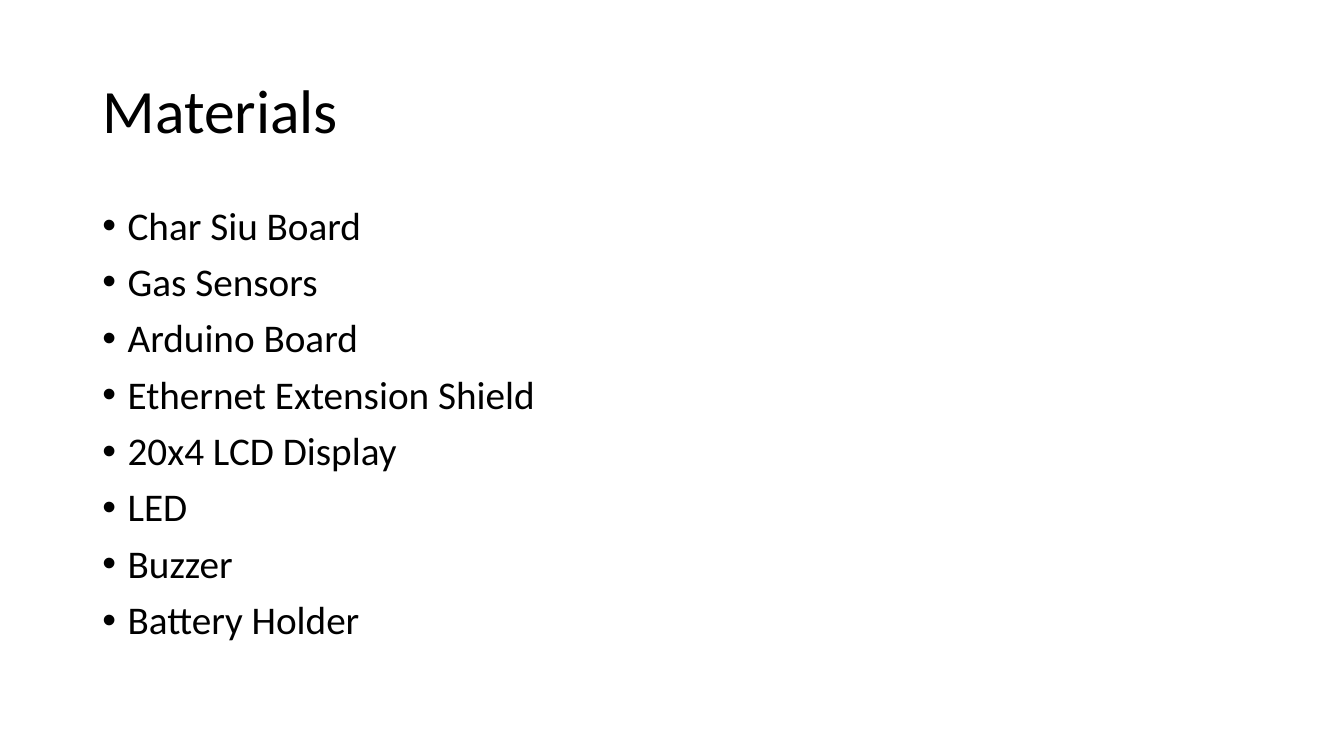
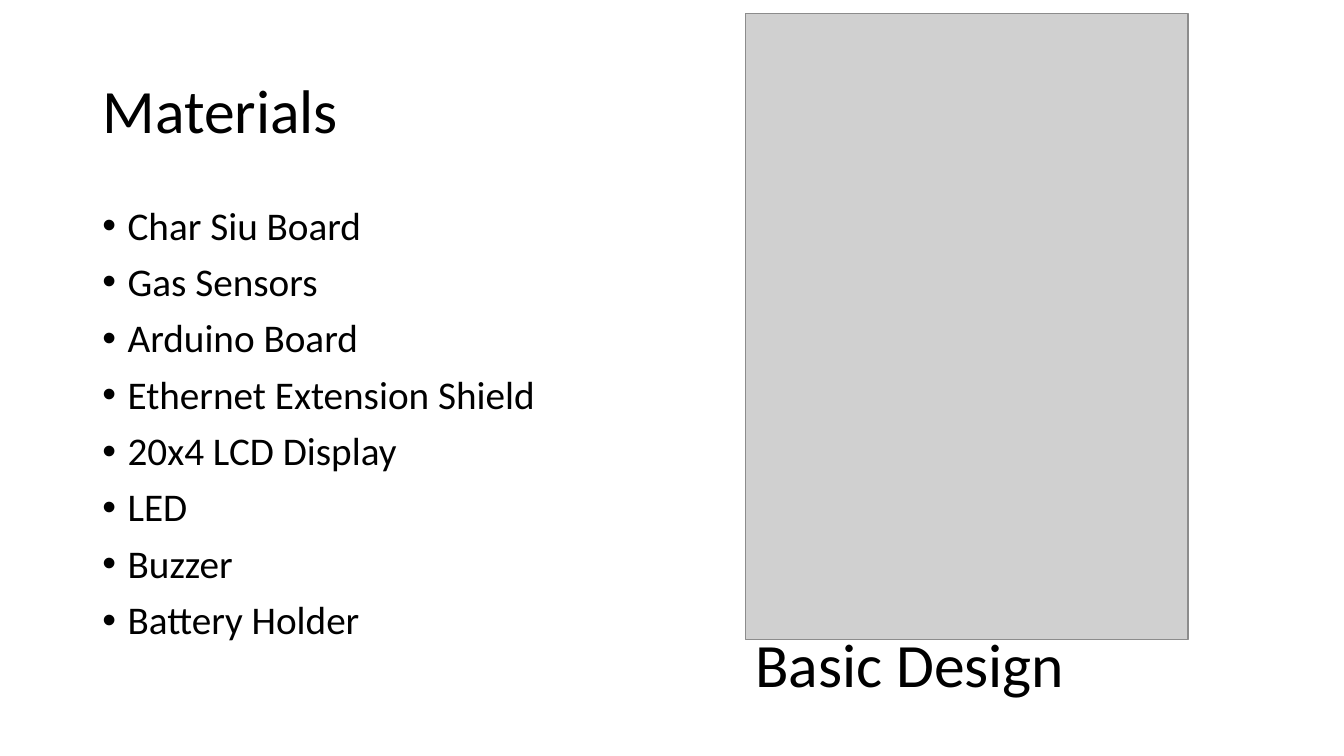
Before and after one commit to Danielc3388/AirMonitor, a slide deck: slide 7 of Presentation of proposal.pptx. Drawn at 1344x756 pixels with LibreOffice and Linux fonts; fonts in the diff are those of the drawing; grey boxes stand for pictures. Boxes give left, top, right and bottom in pixels: in the first picture for what was removed or moved away, otherwise in the second. Text is boxed around its words. In the diff, an @@ line names an element or a change of style, - is before the commit and + after.

```diff
--- a/Presentation of proposal.pptx
+++ b/Presentation of proposal.pptx
@@ picture added at bbox=[745, 13, 1188, 639] @@
@@ text added at bbox=[755, 636, 1064, 698], 44 pt, text #000000 @@
+Basic Design
```
Also in this commit, not shown: 1 other slide changed, 1 slide removed.
